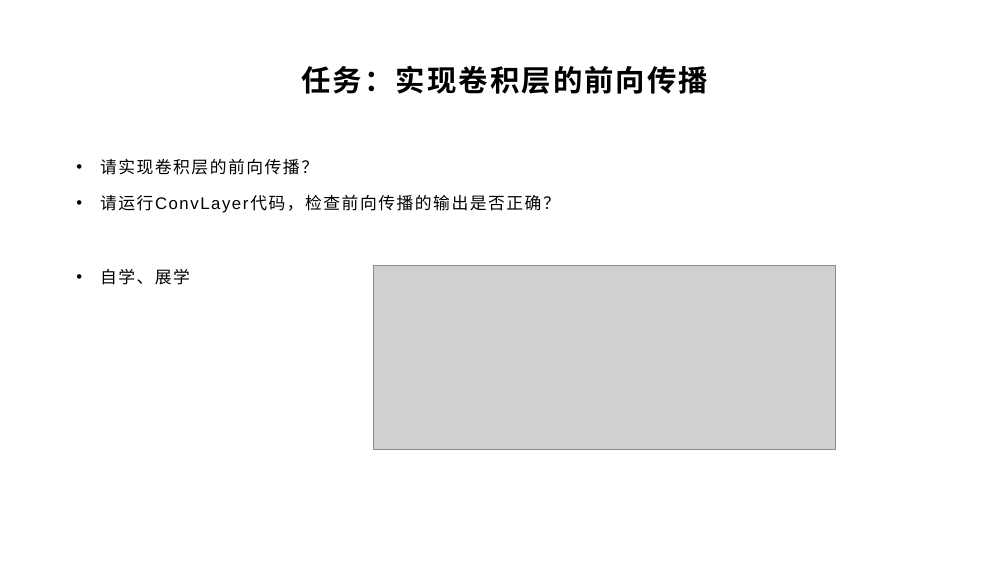
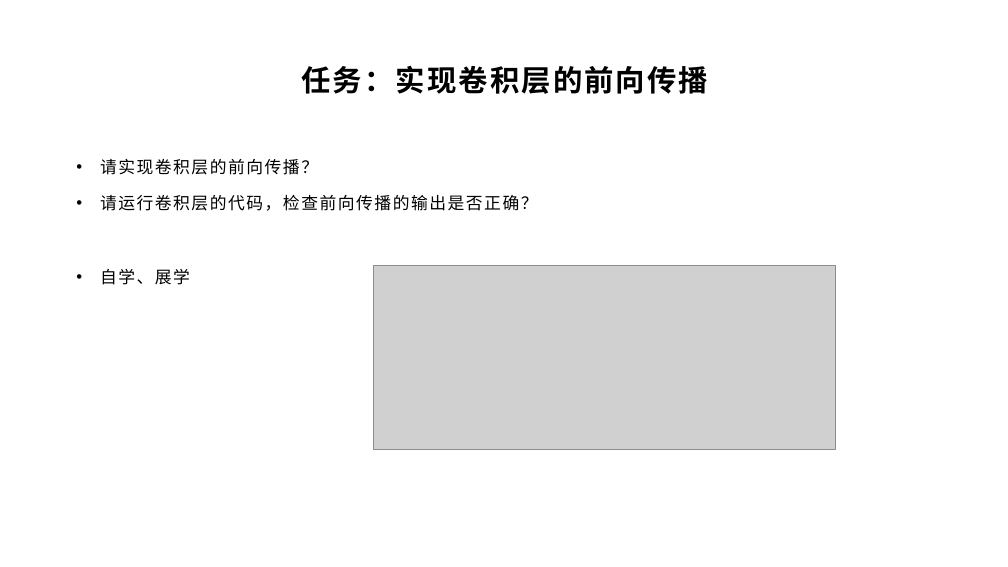
Before and after one commit to yyc-git/DeepLearningEdu, a slide deck: slide 29 of lessons/8_conv_layer_forward/ppt/卷积神经网络与卷积层的前向传播推导.pptx. Drawn at 1008x567 pixels with LibreOffice and Linux fonts; fonts in the diff are those of the drawing; grey boxes stand for pictures; background and template pictures are left out. Boxes give left, top, right and bottom in pixels: in the first picture for what was removed or moved away, otherwise in the second. Text is boxed around its words. In the diff, an @@ line names an element or a change of style, - is before the commit and + after.

```diff
--- a/lessons/8_conv_layer_forward/ppt/卷积神经网络与卷积层的前向传播推导.pptx
+++ b/lessons/8_conv_layer_forward/ppt/卷积神经网络与卷积层的前向传播推导.pptx
@@ text at <box>100,195,538,211</box>: text changed @@
-• 请运行ConvLayer代码，检查前向传播的输出是否正确？
+• 请运行卷积层的代码，检查前向传播的输出是否正确？
```
Also in this commit, not shown: 2 other slides changed, 1 other file.
